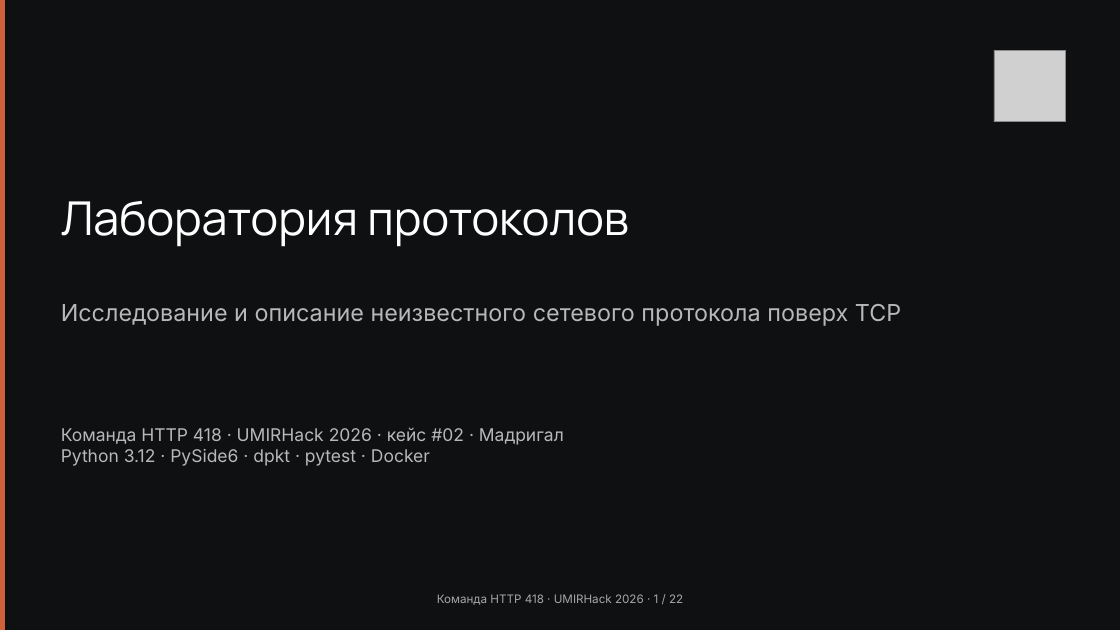
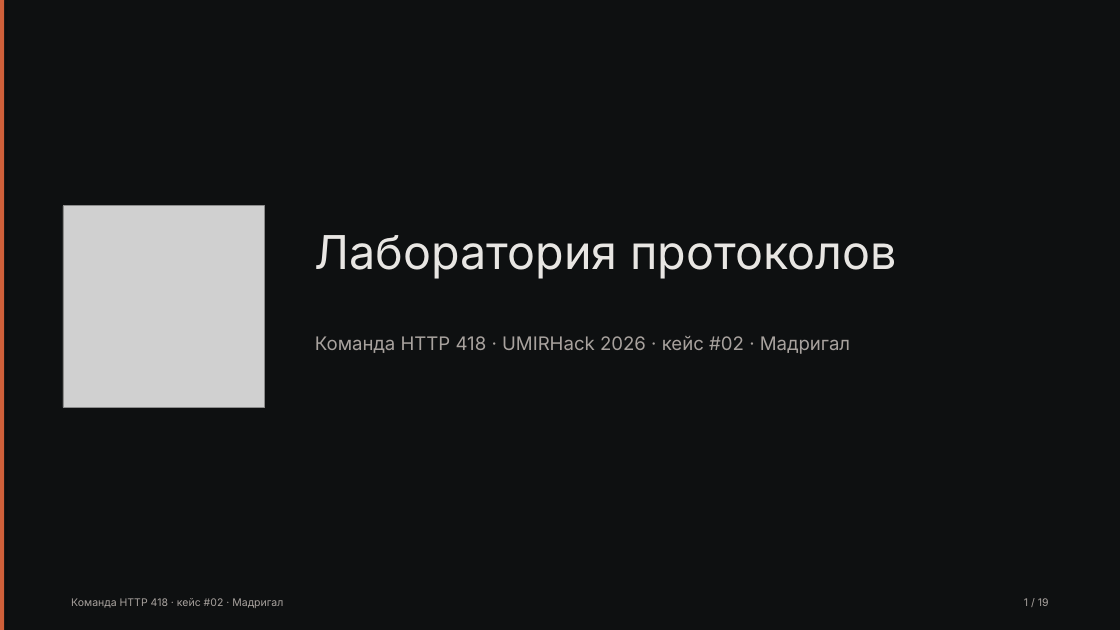
Before and after one commit to Pavel1778/madrigal-protocol-lab, a slide deck: slide 1 of presentation/slides.pptx. Drawn at 1120x630 pixels with LibreOffice and Linux fonts; fonts in the diff are those of the drawing; grey boxes stand for pictures. Boxes give left, top, right and bottom in pixels: in the first picture for what was removed or moved away, otherwise in the second. Text is boxed around its words. In the diff, an @@ line names an element or a change of style, - is before the commit and + after.

```diff
--- a/presentation/slides.pptx
+++ b/presentation/slides.pptx
@@ picture removed at [994, 50, 1065, 122] @@
@@ picture added at [63, 206, 265, 408] @@
@@ text "Лаборатория протоколов": place and size @@
-text "Лаборатория протоколов" at [61, 201, 628, 247]
+text "Лаборатория протоколов" at [315, 235, 897, 279]
@@ text "Лаборатория протоколов" at [315, 235, 897, 279]: font Manrope to Inter, text colour #FFFFFF to #E8E6E3 @@
@@ text removed at [61, 304, 901, 326] @@
-Исследование и описание неизвестного сетевого протокола поверх TCP
@@ text at [315, 336, 850, 354]: text changed; size 15 to 16 pt; text colour #B8B8B8 to #A8A29E @@
-Команда HTTP 418 · UMIRHack 2026 · кейс #02 · Мадригал
-Python 3.12 · PySide6 · dpkt · pytest · Docker
+Команда HTTP 418 · UMIRHack 2026 · кейс #02 · Мадригал
@@ text added at [71, 598, 283, 608], 9 pt, text #A8A29E @@
+Команда HTTP 418 · кейс #02 · Мадригал
@@ text at [1024, 598, 1049, 606]: text changed; size 10 to 9 pt; text colour #A6A6A6 to #A8A29E @@
-Команда HTTP 418 · UMIRHack 2026 · 1 / 22
+1 / 19
```
Also in this commit, not shown: 1 other slide changed, 17 slides added, 20 slides removed, 13 other files.
